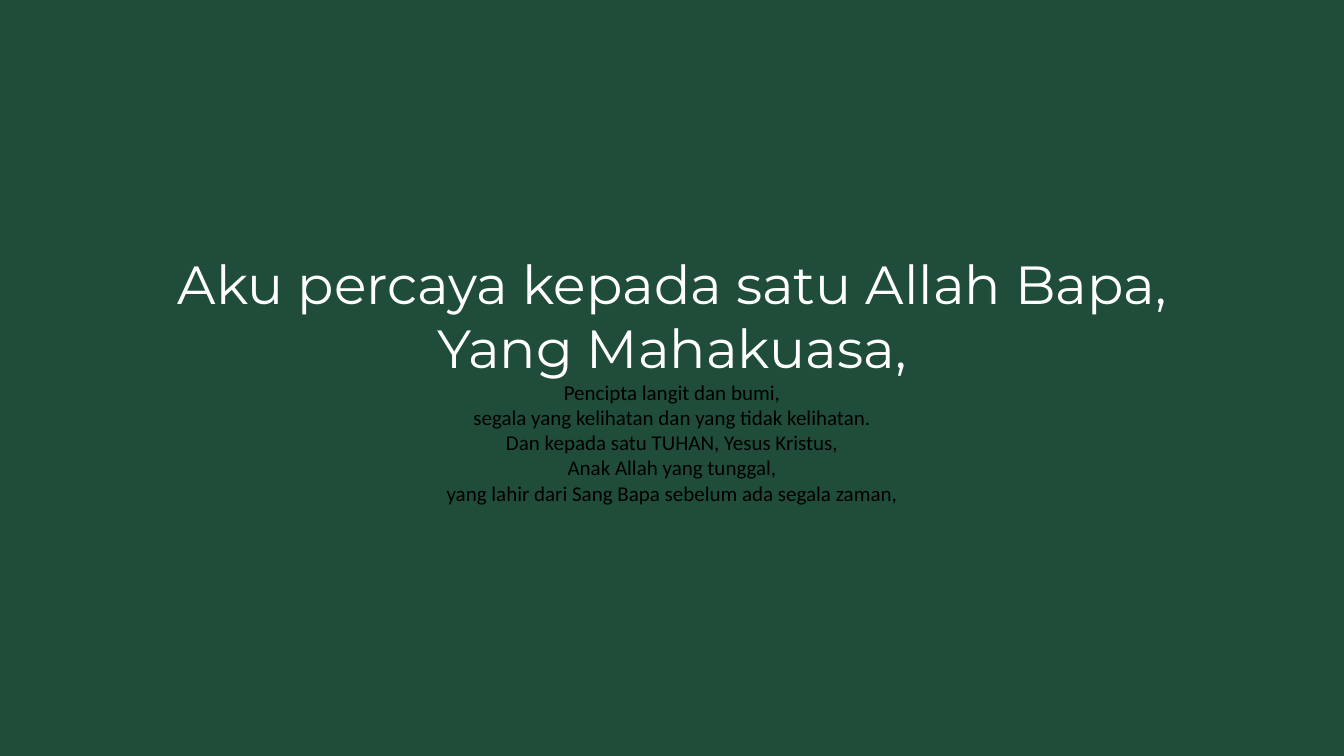
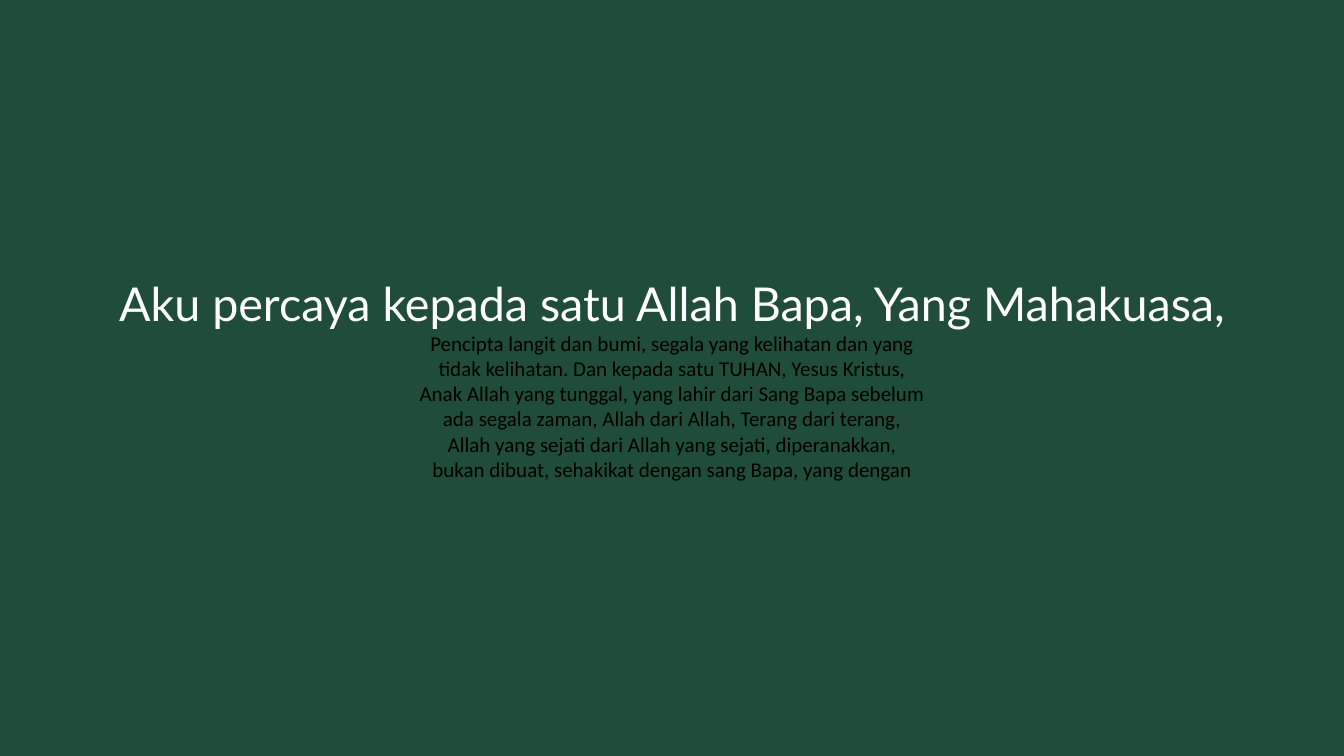
Before and after one commit to jksn23/slide-generator, a slide deck: slide 43 of Ibadah v2.pptx. Drawn at 1344x756 pixels with LibreOffice and Linux fonts; fonts in the diff are those of the drawing. Boxes give left, top, right and bottom in pixels: in the first picture for what was removed or moved away, otherwise in the second. Text is boxed around its words. In the diff, an @@ line names an element or a change of style, - is before the commit and + after.

```diff
--- a/Ibadah v2.pptx
+++ b/Ibadah v2.pptx
@@ text at (x1=119, y1=286, x2=1225, y2=481): text changed @@
-Aku percaya kepada satu Allah Bapa, Yang Mahakuasa,
-Pencipta langit dan bumi,
-segala yang kelihatan dan yang tidak kelihatan.
-Dan kepada satu TUHAN, Yesus Kristus,
-Anak Allah yang tunggal,
-yang lahir dari Sang Bapa sebelum ada segala zaman,
+Aku percaya kepada satu Allah Bapa, Yang Mahakuasa,
+Pencipta langit dan bumi, segala yang kelihatan dan yang
+tidak kelihatan. Dan kepada satu TUHAN, Yesus Kristus,
+Anak Allah yang tunggal, yang lahir dari Sang Bapa sebelum
+ada segala zaman, Allah dari Allah, Terang dari terang,
+Allah yang sejati dari Allah yang sejati, diperanakkan,
+bukan dibuat, sehakikat dengan sang Bapa, yang dengan
```
Also in this commit, not shown: 93 other slides changed, 16 slides added, 3 slides removed, 17 other files.
